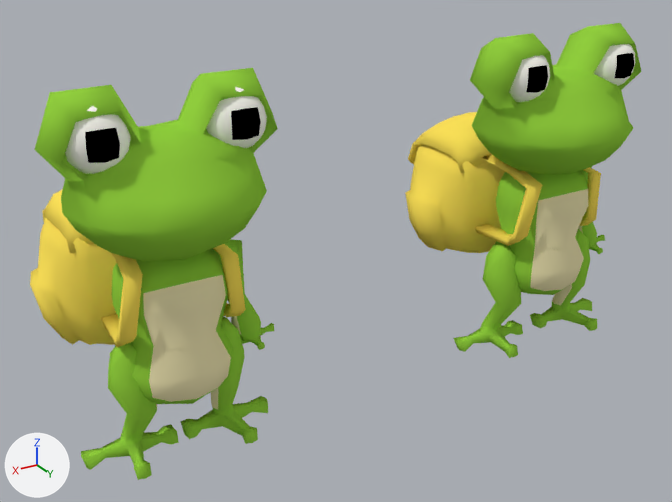
One commit to the Blender file ResourceEditer/frog.blend: the scene before it, then after it.
The view is the same before and after, from a 50 mm lens placed at (4.3, 4.42, 3.18), pointed at (1.41, -0.39, 0.78). Arrows for +X, +Y and +Z are at lower left; the lights stay in place. The same objects are shown in both versions, whatever each file hides.

Names of what the first picture shows: 'bag', 'bag.001', 'body', 'body.001', 'head', 'head.001', 'leftfoot', 'leftfoot.001', 'lefthand', 'lefthand.001', 'rightfoot', 'rightfoot.001'.
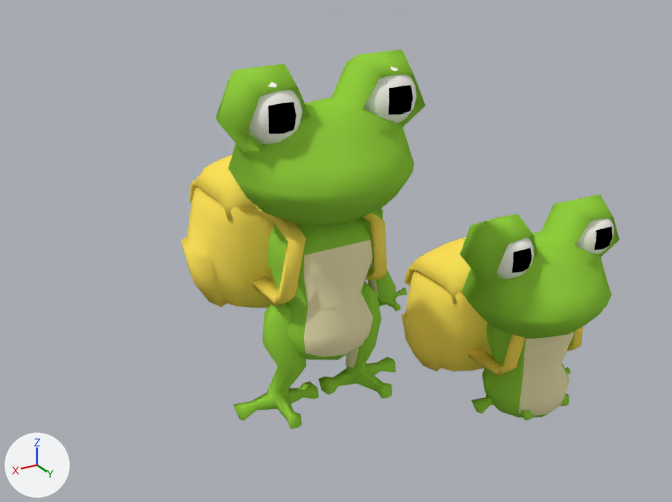
Diff of the bpy script that builds the scene:
```diff
--- a/ResourceEditer/frog.blend.py
+++ b/ResourceEditer/frog.blend.py
@@ me_lefthand_002 @@
+me_lefthand_002.from_pydata(...)  # 201 vertices, 398 faces; spans x -0.398..0.119, y -0.091..0.16, z -0.539..0.149
+me_lefthand_002.materials.append(mat_frog)  # picture img_frog_png
@@ me_leftfoot_002 @@
+me_leftfoot_002.from_pydata(...)  # 105 vertices, 206 faces; spans x -0.434..0.119, y -0.12..0.262, z -0.599..0.153
+me_leftfoot_002.materials.append(mat_frog)  # picture img_frog_png
@@ me_head_002 @@
+me_head_002.from_pydata(...)  # 322 vertices, 632 faces; spans x -0.636..0.637, y -0.442..0.523, z -0.001..0.94
+me_head_002.materials.append(mat_frog)  # picture img_frog_png
@@ me_body_002 @@
+me_body_002.from_pydata(...)  # 129 vertices, 254 faces; spans x -0.329..0.329, y -0.359..0.314, z -0.713..0.304
+me_body_002.materials.append(mat_frog)  # picture img_frog_png
@@ me_bag_002 @@
+me_bag_002.from_pydata(...)  # 700 vertices, 1384 faces; spans x -0.611..0.613, y -1.156..0.223, z -0.605..0.451
+me_bag_002.materials.append(mat_bag)  # picture img_frog_png
@@ me_rightfoot_002 @@
+me_rightfoot_002.from_pydata(...)  # 105 vertices, 206 faces; spans x -0.119..0.434, y -0.12..0.262, z -0.599..0.153
+me_rightfoot_002.materials.append(mat_frog)  # picture img_frog_png
@@ ob_bag @@
-ob_bag = bpy.data.objects.new('bag', me_bag)
-ob_bag.location = (2.696, 0.0, 0.0)
-ob_bag.rotation_euler = (1.571, 0.0, 3.142)  # degrees (90, 0, 180)
+ob_bag = bpy.data.objects.new('bag', me_bag_002)
+ob_bag.location = (0.0, 0.0, 0.0)
@@ ob_body @@
-ob_body = bpy.data.objects.new('body', me_body)
-ob_body.location = (2.696, 0.0, 0.0)
-ob_body.rotation_euler = (1.571, 0.0, 3.142)  # degrees (90, 0, 180)
+ob_body = bpy.data.objects.new('body', me_body_002)
+ob_body.location = (0.0, 0.0, 0.0)
@@ ob_head @@
-ob_head = bpy.data.objects.new('head', me_head)
-ob_head.location = (2.696, 0.0, 0.0)
-ob_head.rotation_euler = (1.571, 0.0, 3.142)  # degrees (90, 0, 180)
+ob_head = bpy.data.objects.new('head', me_head_002)
+ob_head.location = (0.0, 0.0, 0.0)
@@ ob_lefthand @@
-ob_lefthand = bpy.data.objects.new('lefthand', me_lefthand)
-ob_lefthand.location = (2.696, 0.0, 0.0)
-ob_lefthand.rotation_euler = (1.571, 0.0, 3.142)  # degrees (90, 0, 180)
+ob_lefthand = bpy.data.objects.new('lefthand', me_lefthand_002)
+ob_lefthand.location = (0.0, 0.0, 0.0)
@@ ob_leftfoot @@
-ob_leftfoot = bpy.data.objects.new('leftfoot', me_leftfoot)
-ob_leftfoot.location = (2.696, 0.0, 0.0)
-ob_leftfoot.rotation_euler = (1.571, 0.0, 3.142)  # degrees (90, 0, 180)
+ob_leftfoot = bpy.data.objects.new('leftfoot', me_leftfoot_002)
+ob_leftfoot.location = (0.0, 0.0, 0.0)
@@ ob_rightfoot @@
-ob_rightfoot = bpy.data.objects.new('rightfoot', me_rightfoot)
-ob_rightfoot.location = (2.696, 0.0, 0.0)
-ob_rightfoot.rotation_euler = (1.571, 0.0, 3.142)  # degrees (90, 0, 180)
+ob_rightfoot = bpy.data.objects.new('rightfoot', me_rightfoot_002)
+ob_rightfoot.location = (0.0, 0.0, 0.0)
@@ ob_bag_001 @@
-ob_bag_001 = bpy.data.objects.new('bag.001', me_bag_001)
-ob_bag_001.location = (0.0, 0.0, 1.0)
+ob_bag_001 = bpy.data.objects.new('bag.001', me_bag)
+ob_bag_001.location = (1.747, 0.0, 0.0)
+ob_bag_001.rotation_euler = (1.571, 0.0, 3.142)  # degrees (90, 0, 180)
@@ ob_body_001 @@
-ob_body_001 = bpy.data.objects.new('body.001', me_body_001)
-ob_body_001.location = (0.0, 0.0, 1.0)
+ob_body_001 = bpy.data.objects.new('body.001', me_body)
+ob_body_001.location = (1.747, 0.0, 0.0)
+ob_body_001.rotation_euler = (1.571, 0.0, 3.142)  # degrees (90, 0, 180)
@@ ob_head_001 @@
-ob_head_001 = bpy.data.objects.new('head.001', me_head_001)
-ob_head_001.location = (0.0, 0.0, 1.2)
+ob_head_001 = bpy.data.objects.new('head.001', me_head)
+ob_head_001.location = (1.747, 0.0, 0.0)
+ob_head_001.rotation_euler = (1.571, 0.0, 3.142)  # degrees (90, 0, 180)
@@ ob_lefthand_001 @@
-ob_lefthand_001 = bpy.data.objects.new('lefthand.001', me_lefthand_001)
-ob_lefthand_001.location = (-0.2, 0.0, 1.05)
+ob_lefthand_001 = bpy.data.objects.new('lefthand.001', me_lefthand)
+ob_lefthand_001.location = (1.747, 0.0, 0.0)
+ob_lefthand_001.rotation_euler = (1.571, 0.0, 3.142)  # degrees (90, 0, 180)
@@ ob_leftfoot_001 @@
-ob_leftfoot_001 = bpy.data.objects.new('leftfoot.001', me_leftfoot_001)
-ob_leftfoot_001.location = (-0.2, 0.0, 0.573)
+ob_leftfoot_001 = bpy.data.objects.new('leftfoot.001', me_leftfoot)
+ob_leftfoot_001.location = (1.747, 0.0, 0.0)
+ob_leftfoot_001.rotation_euler = (1.571, 0.0, 3.142)  # degrees (90, 0, 180)
@@ ob_rightfoot_001 @@
-ob_rightfoot_001 = bpy.data.objects.new('rightfoot.001', me_rightfoot_001)
-ob_rightfoot_001.location = (0.2, 0.0, 0.573)
+ob_rightfoot_001 = bpy.data.objects.new('rightfoot.001', me_rightfoot)
+ob_rightfoot_001.location = (1.747, 0.0, 0.0)
+ob_rightfoot_001.rotation_euler = (1.571, 0.0, 3.142)  # degrees (90, 0, 180)
```

Boxes (x1, y1, x2, y2) around the edits, measured in the pictures (672 x 502 px):
'head', reshaped, moved, turned: before (34, 68, 278, 261); after (460, 194, 620, 339)
'head.001', reshaped, moved, turned: before (470, 23, 641, 174); after (216, 49, 426, 226)
'bag.001', reshaped, moved, turned: before (405, 112, 601, 253); after (181, 155, 387, 308)
'bag', reshaped, moved, turned: before (30, 189, 246, 348); after (401, 237, 583, 376)
'body', reshaped, moved, turned: before (112, 248, 234, 404); after (482, 323, 574, 418)
'body.001', reshaped, moved, turned: before (495, 171, 588, 295); after (267, 217, 373, 360)
'rightfoot.001', reshaped, moved, turned: before (454, 244, 523, 358); after (233, 303, 319, 429)
'rightfoot', reshaped, moved, turned: before (81, 343, 179, 480); after (472, 396, 533, 420)
'leftfoot.001', reshaped, moved, turned: before (530, 229, 597, 331); after (318, 281, 396, 399)
'leftfoot', reshaped, moved, turned: before (181, 317, 268, 444); after (560, 394, 569, 407)
'lefthand', reshaped, moved, turned: before (224, 239, 275, 350); after (565, 367, 570, 374)
'lefthand.001', reshaped, moved, turned: before (578, 166, 605, 254); after (364, 209, 407, 312)
